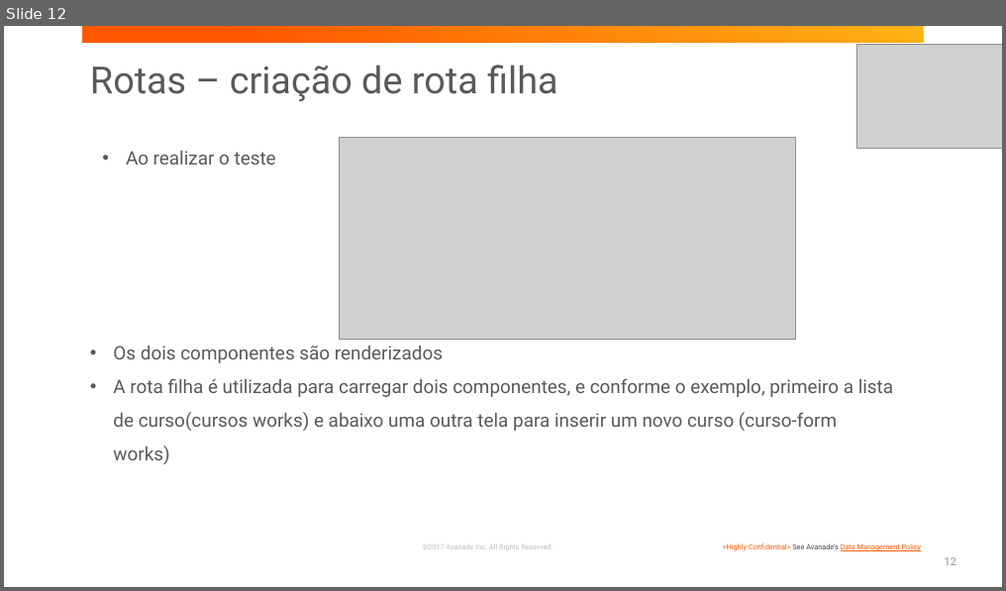
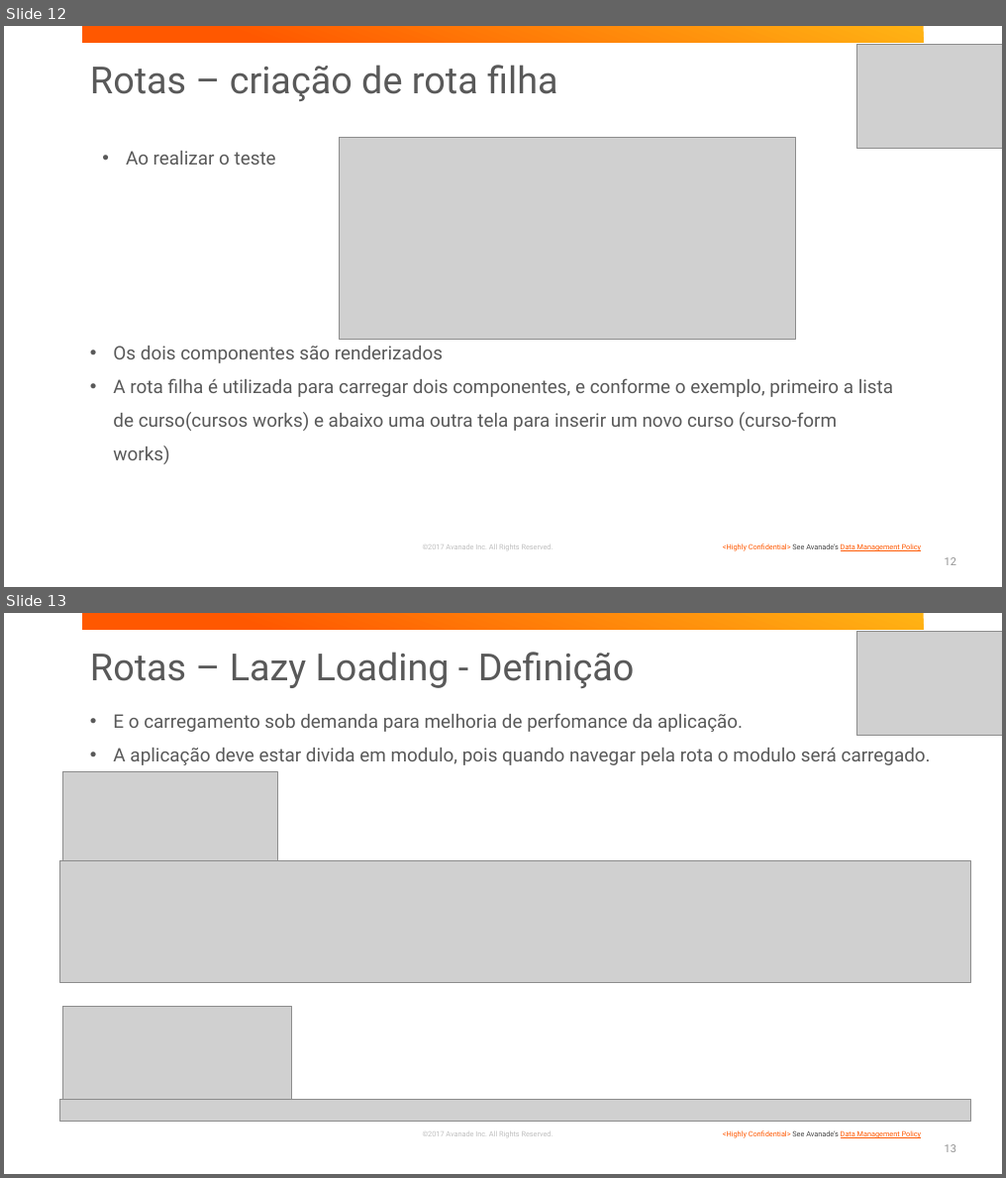
Before and after one commit to BootCampAvanSanAnder/BootCampSantander, a slide deck: presentations/TreinamentoAngular.pptx. Shown one above the other, each under a label of ours: slide 12 before the commit, slides 12 and 13 after it. The pictures are 1006x591 and 1006x1178 pixels, drawn with LibreOffice and Linux fonts; fonts in the diff are those of the drawing; grey boxes stand for pictures; background and template pictures are left out. Boxes give left, top, right and bottom in pixels: in the first picture for what was removed or moved away, otherwise in the second. Text is boxed around its words. In the diff, an @@ line names an element or a change of style, - is before the commit and + after.

Commit message:
Lazy Loading - criacao do modulo e routing de cursos

```diff
--- a/presentations/TreinamentoAngular.pptx
+++ b/presentations/TreinamentoAngular.pptx
@@ slide 13 added at (x1=4, y1=613, x2=1002, y2=1174), background #FFFFFF; not listed: 3 template elements that a slide beside it also shows @@
@@ picture added at (x1=856, y1=631, x2=1002, y2=736) @@
@@ title added at (x1=90, y1=652, x2=635, y2=688), 36 pt, text #595959 @@
+Rotas – Lazy Loading - Definição
@@ text added at (x1=113, y1=713, x2=931, y2=765), 18 pt, text #595959 @@
+• E o carregamento sob demanda para melhoria de perfomance da aplicação.
+• A aplicação deve estar divida em modulo, pois quando navegar pela rota o modulo será carregado.
@@ picture added at (x1=63, y1=771, x2=277, y2=868) @@
@@ picture added at (x1=60, y1=861, x2=971, y2=983) @@
@@ picture added at (x1=63, y1=1006, x2=291, y2=1100) @@
@@ picture added at (x1=60, y1=1100, x2=971, y2=1121) @@
@@ page number added at (x1=944, y1=1145, x2=956, y2=1153), 10.5 pt, text #939393 @@
+13
```
Also in this commit, not shown: 6 other slides added, 4 other files.
